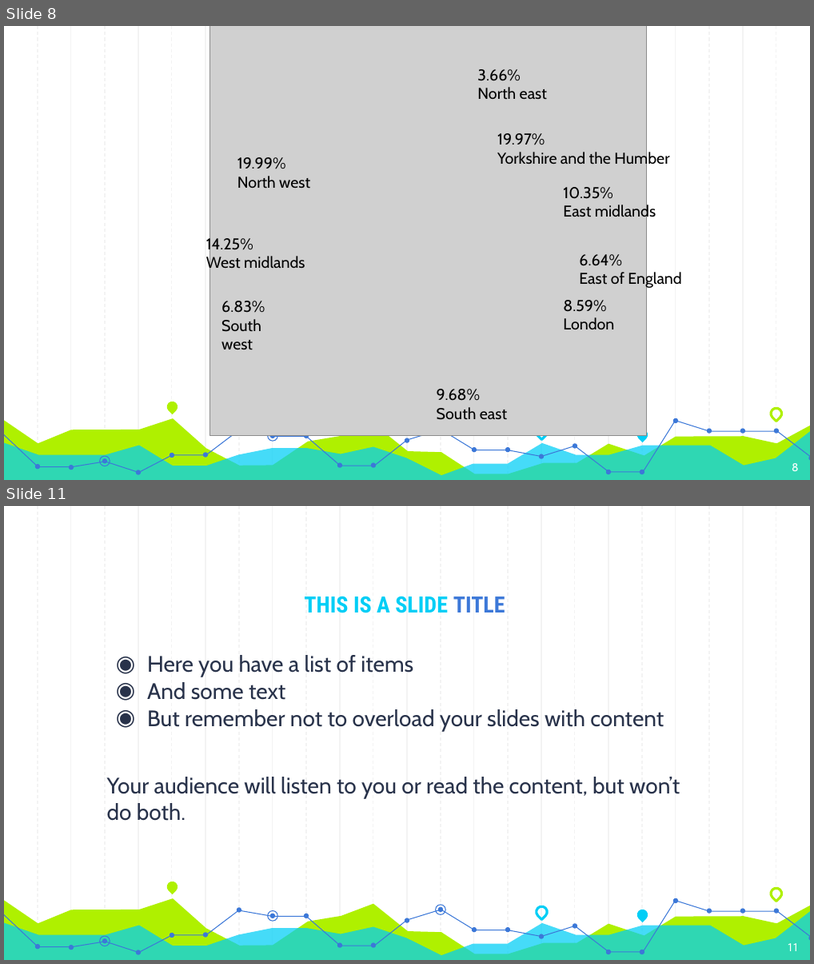
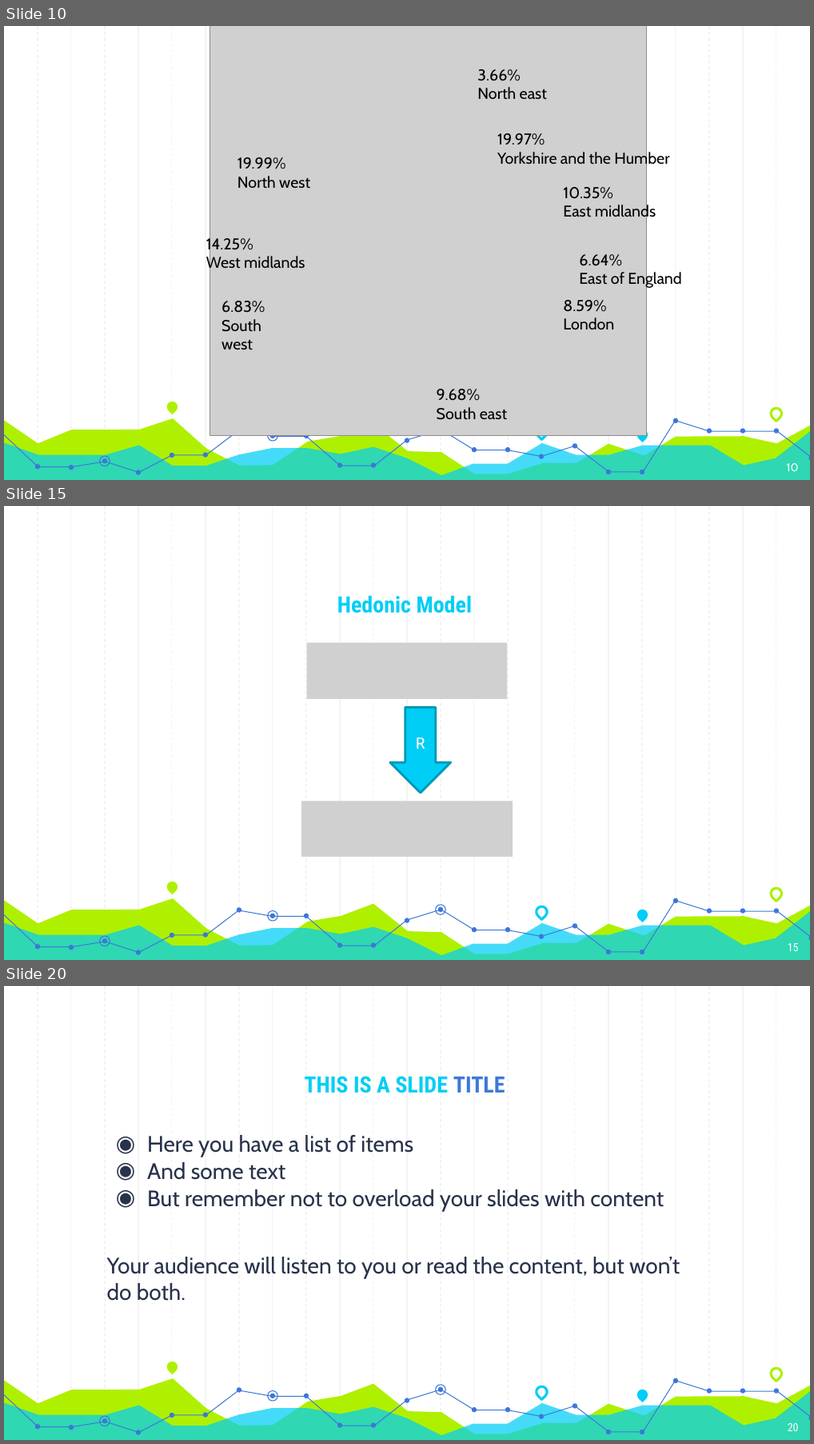
Before and after one commit to Sanchayan-Bhowal/Project-Energy-Economy, a slide deck: Project_ppt.pptx. Shown one above the other, each under a label of ours: slides 8 and 11 before the commit, slides 10, 15 and 20 after it; the slides between them are not shown. The pictures are 814x964 and 814x1444 pixels, drawn with LibreOffice and Linux fonts; fonts in the diff are those of the drawing; grey boxes stand for pictures. Boxes give left, top, right and bottom in pixels: in the first picture for what was removed or moved away, otherwise in the second. Text is boxed around its words. In the diff, an @@ line names an element or a change of style, - is before the commit and + after.

```diff
--- a/Project_ppt.pptx
+++ b/Project_ppt.pptx
@@ slide 15 added at bbox=[4, 506, 810, 960], background #FFFFFF; not listed: 59 template elements that a slide beside it also shows @@
@@ title added at bbox=[338, 596, 473, 613], 20 pt, text #00CEF6, bold @@
+Hedonic Model
@@ picture added at bbox=[307, 642, 508, 699] @@
@@ down arrow added at bbox=[390, 707, 450, 792], fill #00CEF6, outline #0098B6 2 pt, 14 pt, text #FFFFFF @@
+R
@@ picture added at bbox=[302, 800, 513, 856] @@
@@ page number added at bbox=[788, 943, 799, 951], 10 pt, text #FFFFFF @@
+15
@@ what was slide 8 is now slide 10 @@
@@ page number at bbox=[787, 463, 799, 471]: text changed @@
-8
+10
@@ what was slide 11 is now slide 20 @@
@@ page number at bbox=[788, 1423, 799, 1431]: text changed @@
-11
+20
```
Also in this commit, not shown: 7 slides changed, 9 other slides added, 1 slide removed, 1 other file.
